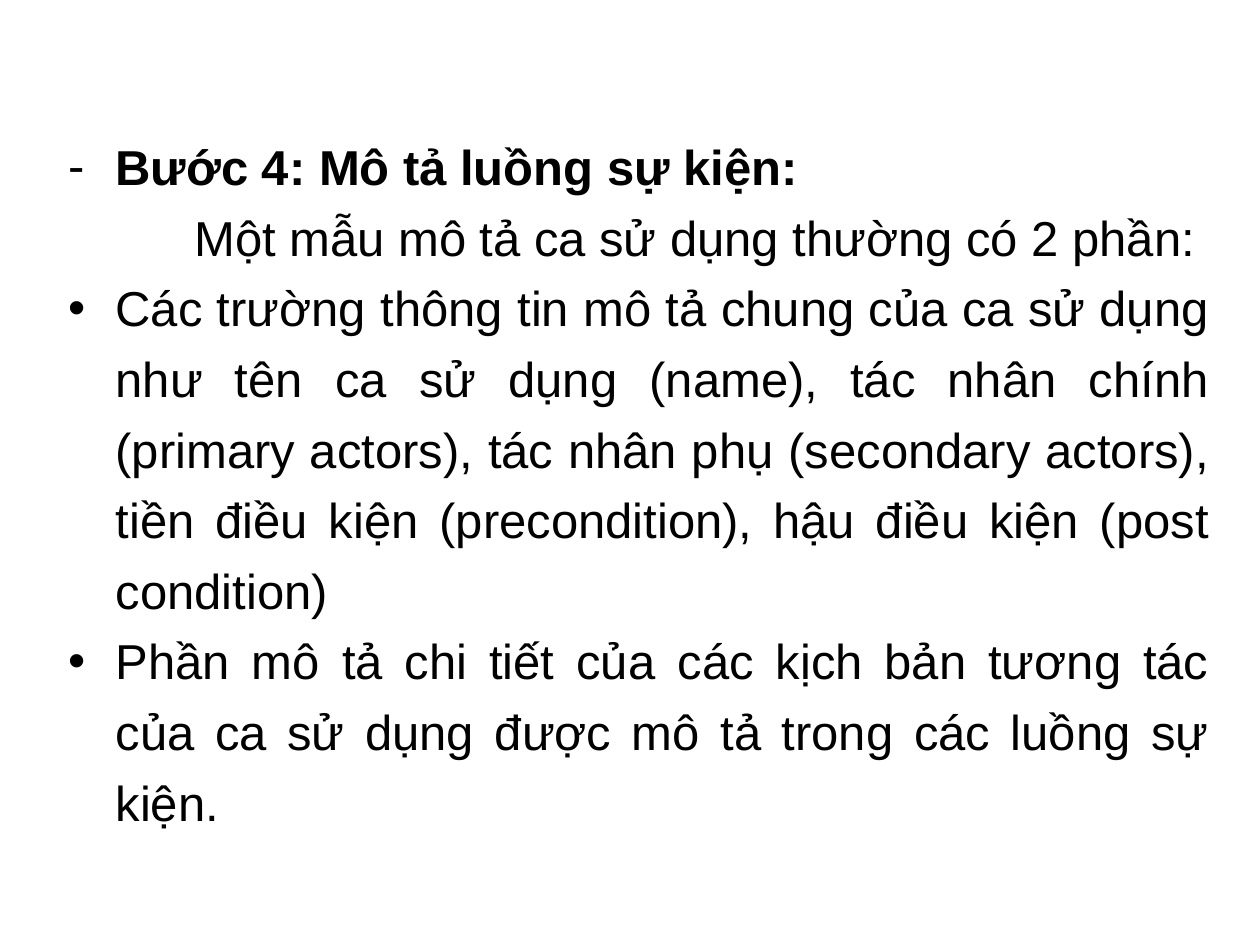
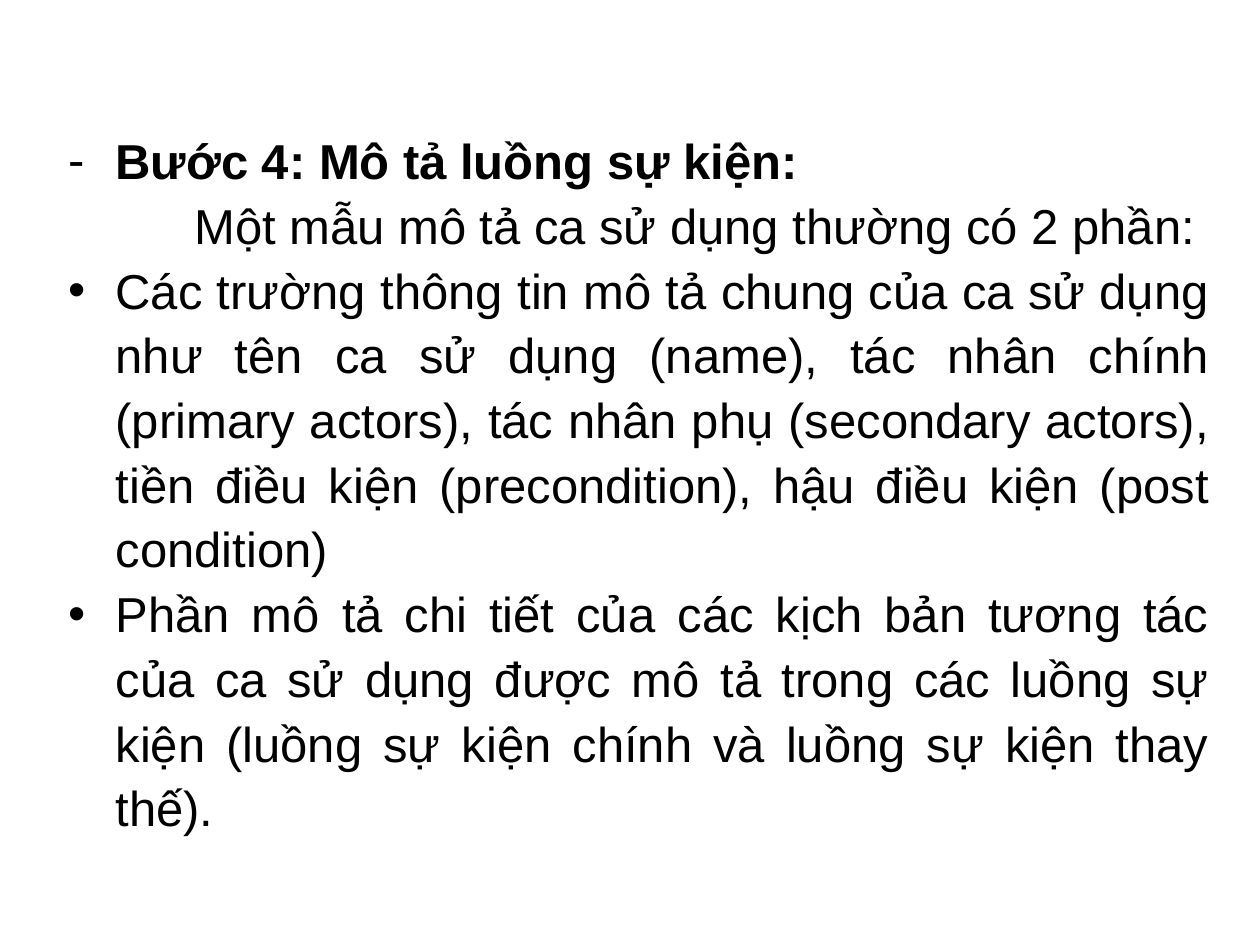
Before and after one commit to HienNguyen482412/UML_Doc, a slide deck: slide 17 of Slide.pptx. Drawn at 1260x945 pixels with LibreOffice and Linux fonts; fonts in the diff are those of the drawing; background and template pictures are left out. Boxes give left, top, right and bottom in pixels: in the first picture for what was removed or moved away, otherwise in the second. Text is boxed around its words. In the diff, an @@ line names an element or a change of style, - is before the commit and + after.

Commit message:
ánh vừa sửa phần slide của ánh

```diff
--- a/Slide.pptx
+++ b/Slide.pptx
@@ text at bbox=[116, 141, 1209, 577]: line spacing 1.2 to 1.1 @@
@@ text at bbox=[116, 594, 1209, 836]: text changed @@
-• Phần mô tả chi tiết của các kịch bản tương tác của ca sử dụng được mô tả trong các luồng sự kiện.
+• Phần mô tả chi tiết của các kịch bản tương tác của ca sử dụng được mô tả trong các luồng sự kiện (luồng sự kiện chính và luồng sự kiện thay thế).
```
Also in this commit, not shown: 4 other slides changed, 6 other files.
